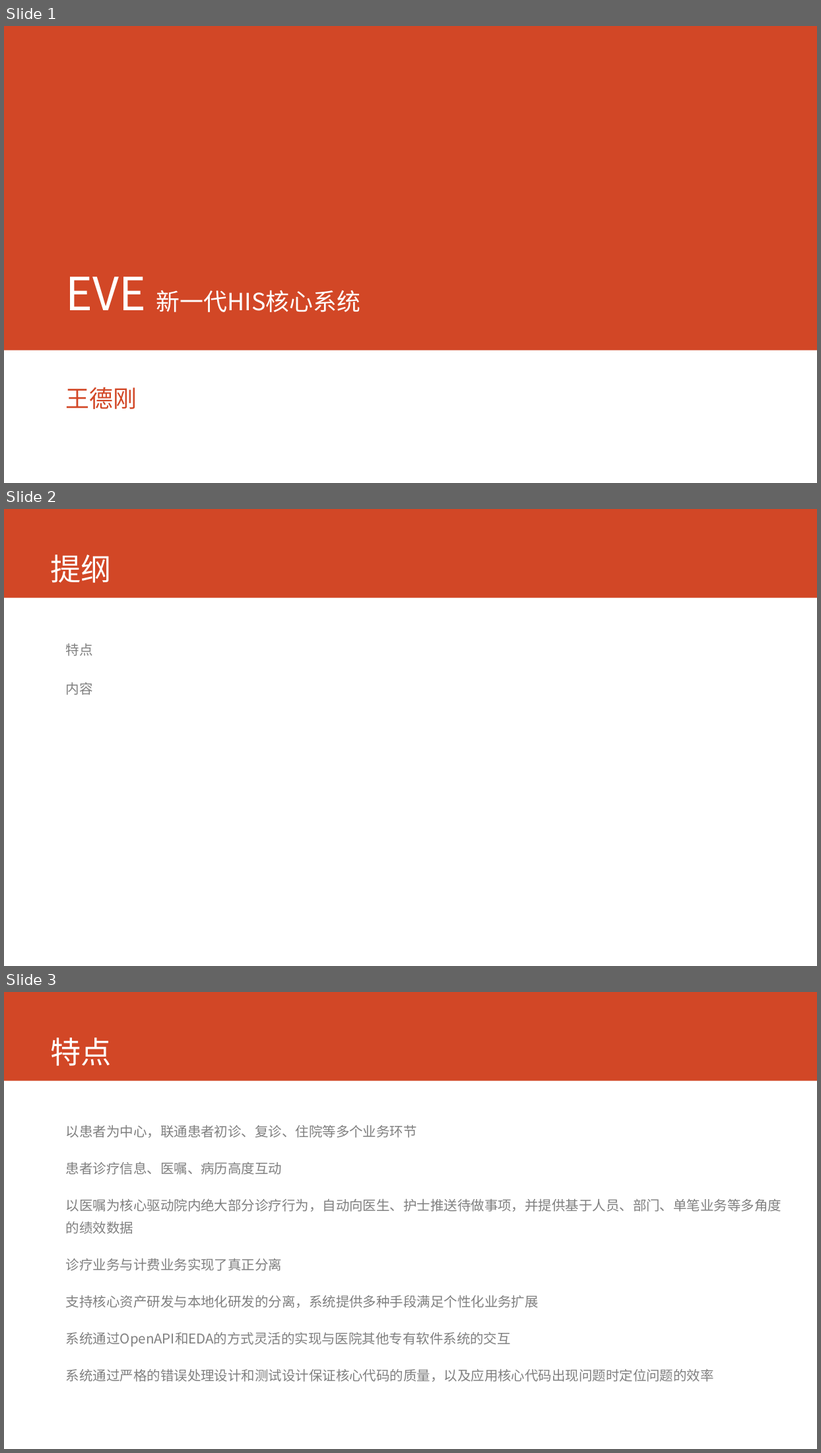
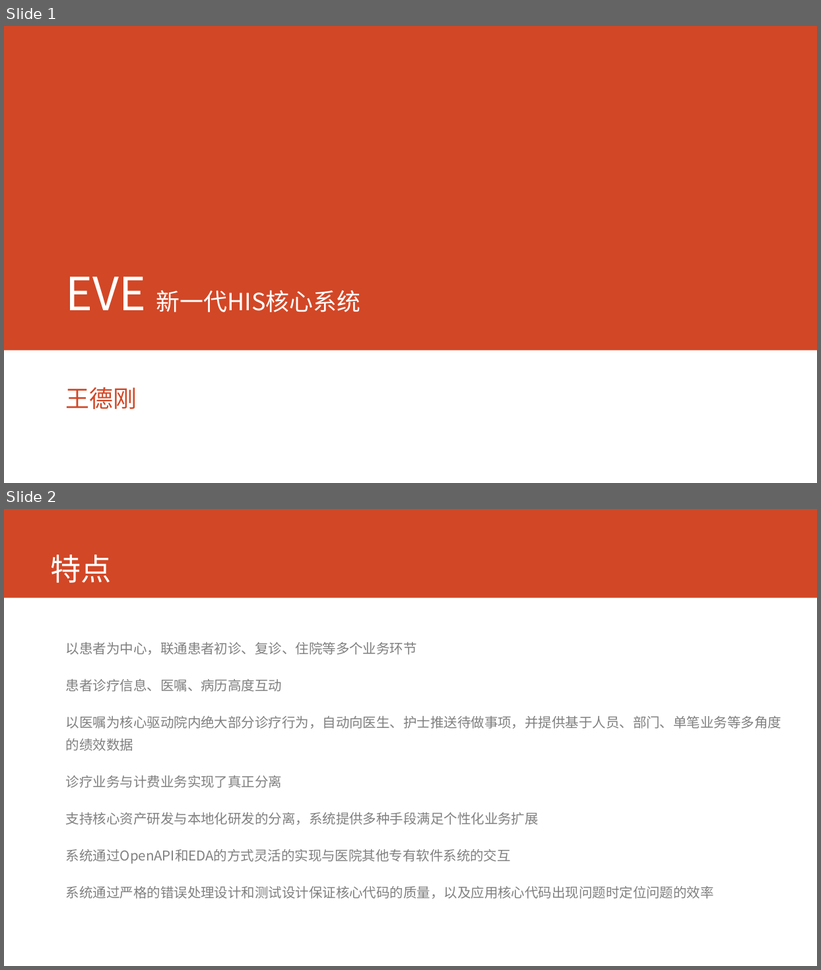
Before and after one commit to AppSecAI-TEST/hospital, a slide deck: doc/EVE新一代HIS核心系统.pptx. Shown one above the other, each under a label of ours: slides 1, 2 and 3 before the commit, slides 1 and 2 after it. The pictures are 821x1453 and 821x970 pixels, drawn with LibreOffice and Linux fonts; fonts in the diff are those of the drawing. Boxes give left, top, right and bottom in pixels: in the first picture for what was removed or moved away, otherwise in the second. Text is boxed around its words. In the diff, an @@ line names an element or a change of style, - is before the commit and + after.

```diff
--- a/doc/EVE新一代HIS核心系统.pptx
+++ b/doc/EVE新一代HIS核心系统.pptx
@@ slide 2 removed at bbox=[4, 509, 817, 966], background #FFFFFF; not listed: 1 template element that a slide beside it also shows @@
@@ title removed at bbox=[50, 555, 111, 583] @@
-提纲
@@ text removed at bbox=[66, 644, 93, 695] @@
-特点
-内容
@@ what was slide 3 is now slide 2 @@
```
Also in this commit, not shown: 1 slide changed, 2 slides added, 1 other file.
